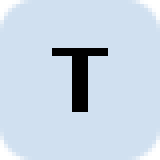
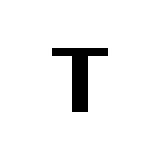
Layered file, before and after one edit (160 x 160). Changes by layer:
removed layer "Background" over [0, 0, 160, 160]
